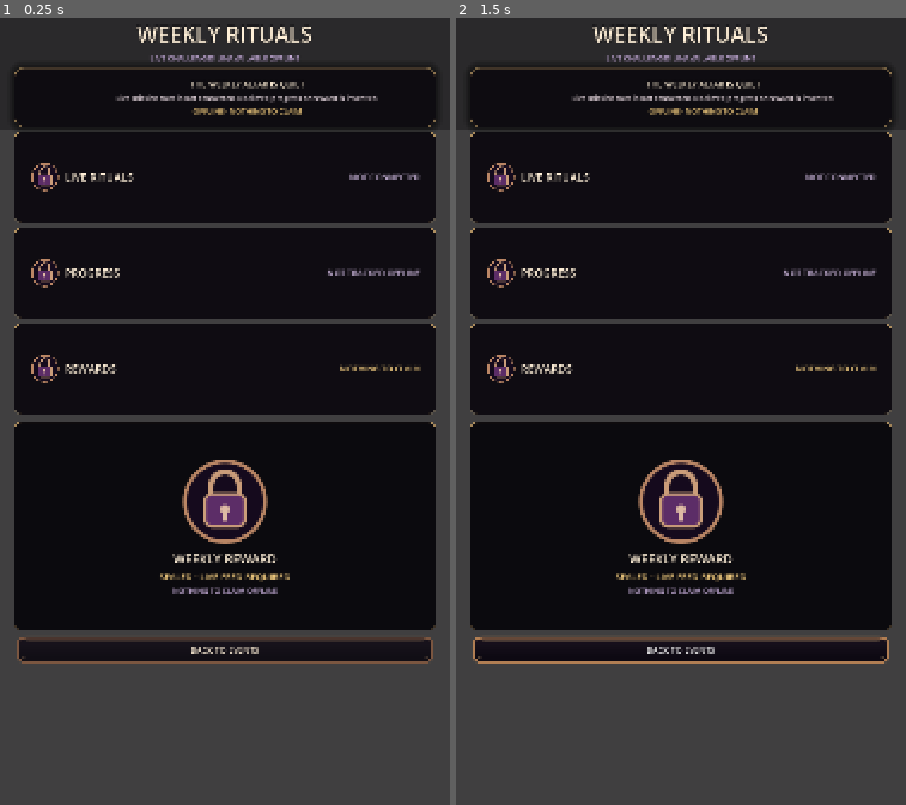
Above: before the commit, frames 1-2 (left to right).
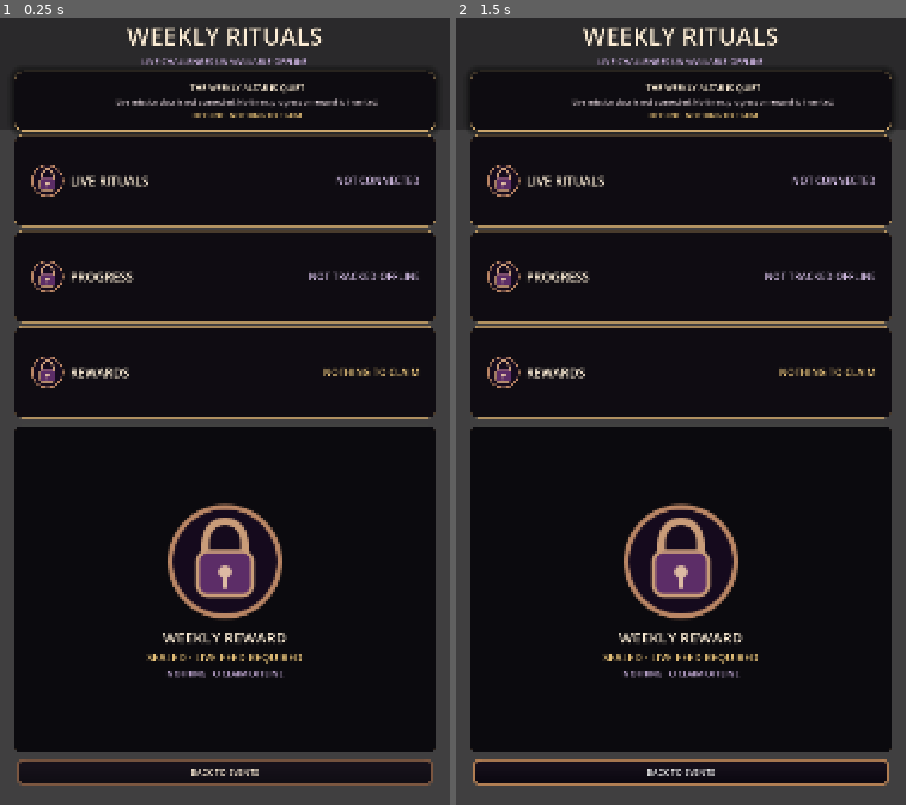
Above: after the commit, the same moments.

Repository: Jay-prodesign/akilta-match3
Game: Godot game, scene res://src/ui/missions/weekly_missions_screen.tscn
Same seed, same stepped clock (60 frames per second), same inputs: the game is played once before the commit and once after it. This scene is started directly instead of the project's main scene.
Inputs (mouse positions are in pixels of both pictures, inside the frame that each line leads up to):
- Up to frame 1 (0.25 s): no input
- Up to frame 2 (1.5 s): tap Enter at 0.5 s; move the mouse to (780, 364) at 0.52 s; click (780, 364) at 0.67 s; click "BACK TO EVENTS" at 1.25 s

The runs differ from the first frame. In frame 1, 27% of the frame differs, in the area x 3-97%, y 1-98%; in frame 2, 27%.

Commit message:
Strengthen Weekly Rituals hierarchy and reward stage

Diff:
--- a/src/ui/missions/weekly_missions_screen.tscn
+++ b/src/ui/missions/weekly_missions_screen.tscn
@@ -142,7 +142,7 @@
 theme_override_colors/font_color = Color(1, 0.941, 0.847, 1)
 theme_override_colors/font_outline_color = Color(0.02, 0.014, 0.028, 0.97)
 theme_override_constants/outline_size = 6
-theme_override_font_sizes/font_size = 52
+theme_override_font_sizes/font_size = 58
 text = "WEEKLY RITUALS"
 horizontal_alignment = 1
 
@@ -151,7 +151,7 @@
 theme_override_colors/font_color = Color(0.82, 0.72, 0.90, 1)
 theme_override_colors/font_outline_color = Color(0.02, 0.014, 0.028, 0.92)
 theme_override_constants/outline_size = 3
-theme_override_font_sizes/font_size = 18
+theme_override_font_sizes/font_size = 20
 text = "LIVE CHALLENGES UNAVAILABLE OFFLINE"
 horizontal_alignment = 1
 
@@ -243,7 +243,7 @@
 mouse_filter = 2
 
 [node name="SealIcon" type="TextureRect" parent="MissionLayout/MissionStatusStack/FeedStatus/Content"]
-custom_minimum_size = Vector2(72, 72)
+custom_minimum_size = Vector2(84, 84)
 layout_mode = 2
 mouse_filter = 2
 expand_mode = 1
@@ -254,7 +254,7 @@
 layout_mode = 2
 size_flags_horizontal = 3
 theme_override_colors/font_color = Color(1, 0.941, 0.847, 1)
-theme_override_font_sizes/font_size = 26
+theme_override_font_sizes/font_size = 30
 text = "LIVE RITUALS"
 vertical_alignment = 1
 
@@ -262,7 +262,7 @@
 custom_minimum_size = Vector2(220, 0)
 layout_mode = 2
 theme_override_colors/font_color = Color(0.86, 0.77, 0.93, 1)
-theme_override_font_sizes/font_size = 20
+theme_override_font_sizes/font_size = 24
 text = "NOT CONNECTED"
 horizontal_alignment = 2
 vertical_alignment = 1
@@ -289,7 +289,7 @@
 mouse_filter = 2
 
 [node name="SealIcon" type="TextureRect" parent="MissionLayout/MissionStatusStack/ProgressStatus/Content"]
-custom_minimum_size = Vector2(72, 72)
+custom_minimum_size = Vector2(84, 84)
 layout_mode = 2
 mouse_filter = 2
 expand_mode = 1
@@ -300,7 +300,7 @@
 layout_mode = 2
 size_flags_horizontal = 3
 theme_override_colors/font_color = Color(1, 0.941, 0.847, 1)
-theme_override_font_sizes/font_size = 26
+theme_override_font_sizes/font_size = 30
 text = "PROGRESS"
 vertical_alignment = 1
 
@@ -308,7 +308,7 @@
 custom_minimum_size = Vector2(250, 0)
 layout_mode = 2
 theme_override_colors/font_color = Color(0.86, 0.77, 0.93, 1)
-theme_override_font_sizes/font_size = 20
+theme_override_font_sizes/font_size = 24
 text = "NOT TRACKED OFFLINE"
 horizontal_alignment = 2
 vertical_alignment = 1
@@ -335,7 +335,7 @@
 mouse_filter = 2
 
 [node name="SealIcon" type="TextureRect" parent="MissionLayout/MissionStatusStack/RewardStatus/Content"]
-custom_minimum_size = Vector2(72, 72)
+custom_minimum_size = Vector2(84, 84)
 layout_mode = 2
 mouse_filter = 2
 expand_mode = 1
@@ -346,7 +346,7 @@
 layout_mode = 2
 size_flags_horizontal = 3
 theme_override_colors/font_color = Color(1, 0.941, 0.847, 1)
-theme_override_font_sizes/font_size = 26
+theme_override_font_sizes/font_size = 30
 text = "REWARDS"
 vertical_alignment = 1
 
@@ -354,7 +354,7 @@
 custom_minimum_size = Vector2(250, 0)
 layout_mode = 2
 theme_override_colors/font_color = Color(0.95, 0.80, 0.50, 1)
-theme_override_font_sizes/font_size = 20
+theme_override_font_sizes/font_size = 24
 text = "NOTHING TO CLAIM"
 horizontal_alignment = 2
 vertical_alignment = 1
@@ -371,10 +371,10 @@
 mouse_filter = 2
 
 [node name="MissionOpeningRecord" type="PanelContainer" parent="MissionLayout"]
-custom_minimum_size = Vector2(0, 500)
-layout_mode = 2
-mouse_filter = 2
-size_flags_vertical = 0
+custom_minimum_size = Vector2(0, 360)
+layout_mode = 2
+mouse_filter = 2
+size_flags_vertical = 3
 theme_override_styles/panel = SubResource("WeeklyRecord")
 
 [node name="Content" type="VBoxContainer" parent="MissionLayout/MissionOpeningRecord"]
@@ -383,7 +383,7 @@
 theme_override_constants/separation = 6
 
 [node name="RewardSeal" type="TextureRect" parent="MissionLayout/MissionOpeningRecord/Content"]
-custom_minimum_size = Vector2(220, 220)
+custom_minimum_size = Vector2(300, 300)
 layout_mode = 2
 size_flags_horizontal = 4
 mouse_filter = 2
@@ -396,7 +396,7 @@
 theme_override_colors/font_color = Color(1, 0.941, 0.847, 1)
 theme_override_colors/font_outline_color = Color(0.02, 0.014, 0.028, 0.94)
 theme_override_constants/outline_size = 2
-theme_override_font_sizes/font_size = 30
+theme_override_font_sizes/font_size = 36
 text = "WEEKLY REWARD"
 horizontal_alignment = 1
 
@@ -405,14 +405,14 @@
 theme_override_colors/font_color = Color(0.95, 0.80, 0.50, 1)
 theme_override_colors/font_outline_color = Color(0.02, 0.014, 0.028, 0.92)
 theme_override_constants/outline_size = 2
-theme_override_font_sizes/font_size = 22
+theme_override_font_sizes/font_size = 26
 text = "SEALED · LIVE FEED REQUIRED"
 horizontal_alignment = 1
 
 [node name="Truth" type="Label" parent="MissionLayout/MissionOpeningRecord/Content"]
 layout_mode = 2
 theme_override_colors/font_color = Color(0.82, 0.72, 0.90, 1)
-theme_override_font_sizes/font_size = 18
+theme_override_font_sizes/font_size = 20
 text = "NOTHING TO CLAIM OFFLINE"
 horizontal_alignment = 1
 
